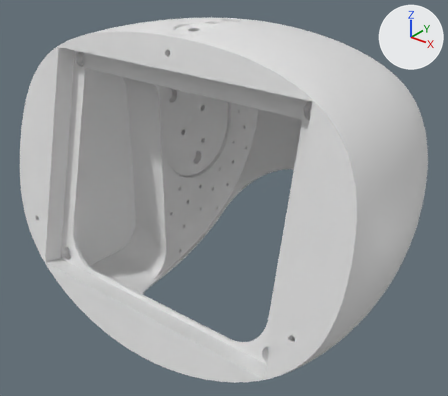
What one commit did to the OBJ model garmi_description/mujoco/assets/head/head_1.obj.
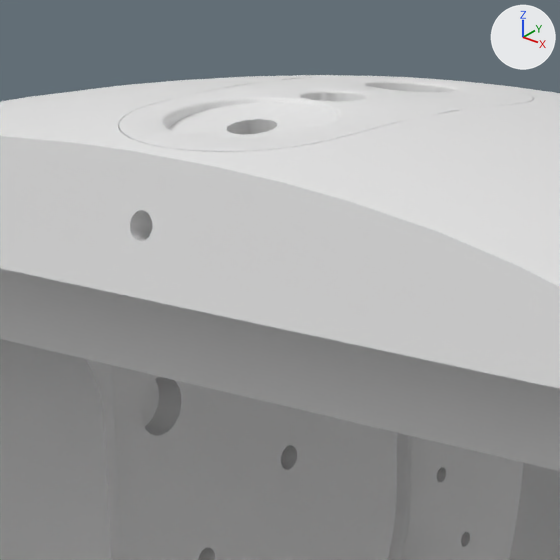
Each version is shown whole from a 50 mm camera at (0.24, -0.475, 1.487) aimed at (-0.002, -0.172, 1.299), then close up on the part from 30% to 60% of the width and 0% to 33% of the height. Every picture has the same lights, and +X, +Y and +Z are marked at upper right. The older version's two pictures come first. Where no turn or scale is listed for an object, it has been applied to the vertices. Vertices at exactly the same position are counted once.

Objects in the first close-up: 'head_1'.
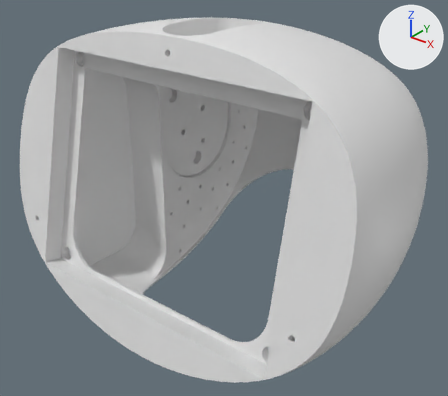
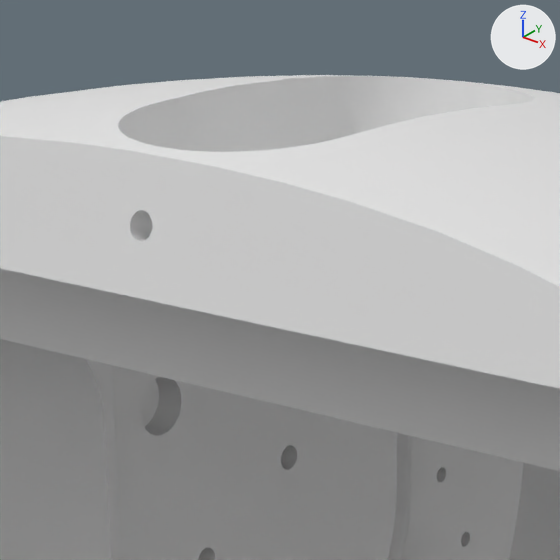
Boxes [x1, y1, x2, y2] around the edits, measured in the close-ups (560 x 560 px):
part 1 of me_head_1, deleted: before [119, 76, 533, 152]

The change in detail:
me_head_1 is used by ob_head_1; location (0.0, 0.0, 0.0).
me_head_1 had 10724 vertices, 21480 faces and spanned x -0.135..0.135, y -0.265..-0.052, z 1.218..1.42.
me_head_1 now has 9758 vertices, 19540 faces and spans x -0.135..0.135, y -0.265..-0.052, z 1.218..1.42.
me_head_1 part 1: the loose piece of 966 vertices spanning x -0.018..0.018, y -0.22..-0.15, z 1.402..1.42 is deleted.
